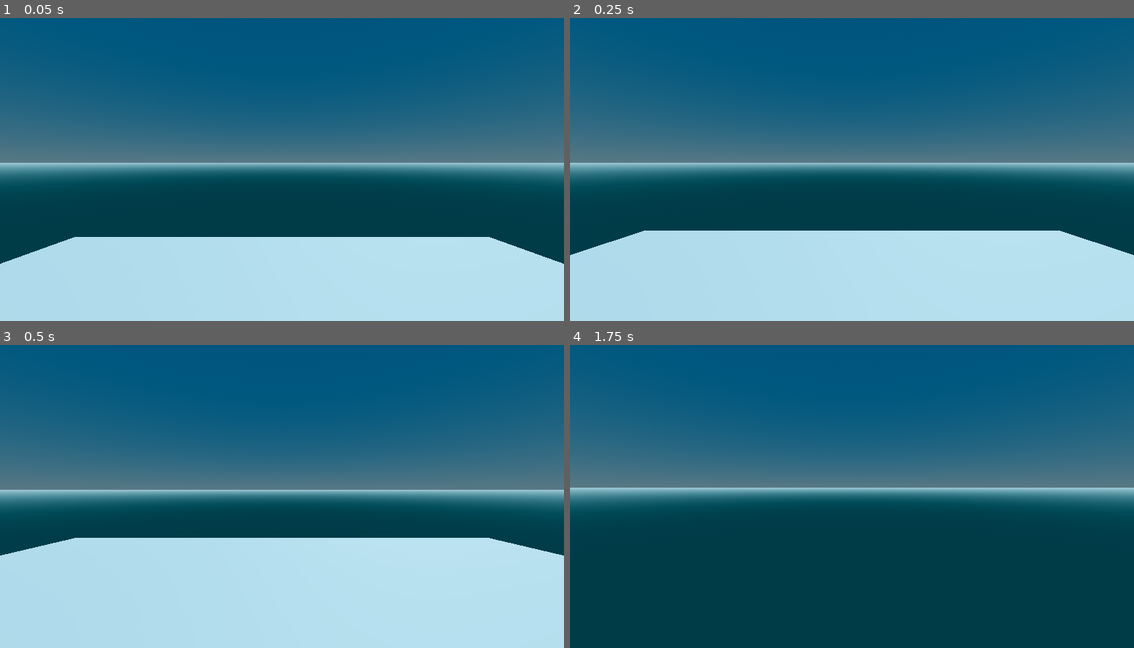
Above: before the commit, frames 1-4 (two rows, left to right).
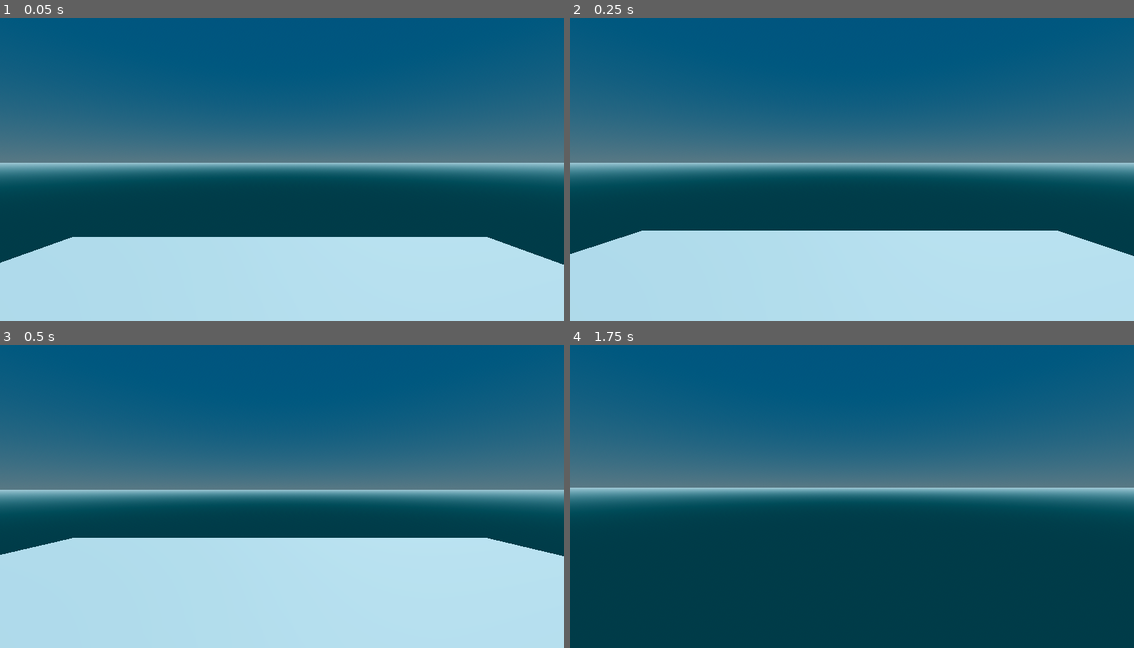
Above: after the commit, the same moments.

Repository: dorpen6/Level-3-Player-Movement
Game: Godot game, scene res://world.tscn
The game is run twice, just before and just after one commit, with the same random seed, the same clock (stepped at 60 frames per second) and the same inputs.
Inputs (mouse positions are in pixels of both pictures, inside the frame that each line leads up to):
- Up to frame 1 (0.05 s): no input
- Up to frame 2 (0.25 s): no input
- Up to frame 3 (0.5 s): no input
- Up to frame 4 (1.75 s): move the mouse to (880, 487) at 0.52 s; hold Shift (Run) 0.53-1.28 s; hold W (forward) from 0.53 s (still down); tap Space (jump) at 0.77, 1.52 s; move the mouse to (823, 490) at 1.27 s; tap Shift (Run) at 1.35 s

The runs differ from the first frame. In frame 1, less than 0.1% of the frame differs, in the area x 0-100%, y 72-82%; in frame 2, less than 0.1%; in frame 3, less than 0.1%; in frame 4, nothing differs.

Commit message:
Level 3 Player Movement UPDATE

Diff:
--- a/Player.gd
+++ b/Player.gd
@@ -6,6 +6,9 @@
 @export var jump = 5.0
 @export var gravity = 9.8
 @export var sensitivity = 0.003
+@export var bob_freq = 2.0
+@export var bob_amp = 0.1
+@export var t_bob = 0.0
 @onready var head = $Head
 @onready var camera = $Head/Camera
 
@@ -46,4 +49,14 @@
 		velocity.x = 0.0
 		velocity.z = 0.0
 
+	# HEAD BOB
+	t_bob += delta * velocity.length() * float(is_on_floor())
+	camera.transform.origin = _headbob(t_bob)
+
 	move_and_slide()
+
+func _headbob(time) -> Vector3:
+	var pos = Vector3.ZERO
+	pos.y = sin(time * bob_freq) * bob_amp
+	pos.x = cos(time * bob_freq / 2) * bob_amp
+	return pos
